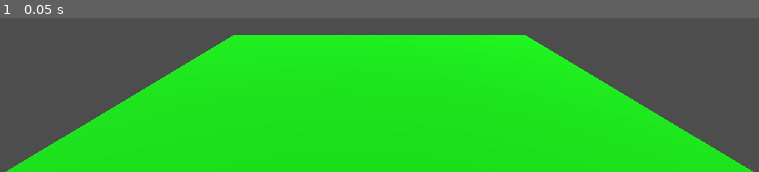
Above: before the commit, frame 1.
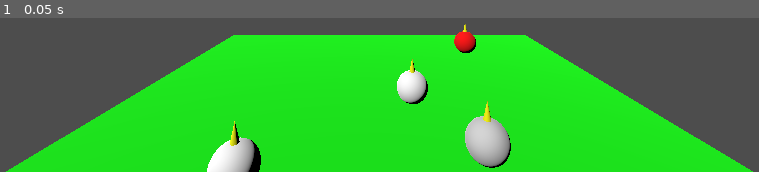
Above: after the commit, the same moment.

Repository: cooneycw/unicorn-game
Game: Godot game, scene res://scenes/Main.tscn
Two runs of this game, one before a commit and one after it. Both use one fixed random seed, a clock stepped at 60 frames per second and the inputs below.
Inputs:
- Up to frame 1 (0.05 s): no input

The runs differ from the first frame. In frame 1, 4.0% of the frame differs, in the area x 27-68%, y 3-100%.
Error before the commit: Parse Error: Identifier "ConeMesh" not declared in the current scope. (res://scripts/Pet.gd:29)
Error after the commit: Invalid assignment of property or key 'rect_position' with value of type 'Vector2' on a base object of type 'Label'. (res://scripts/Main.gd:58)

Commit message:
fix: replace ConeMesh with CylinderMesh, enable ETC2/ASTC, fix wixl install
- ConeMesh doesn't exist in Godot 4; use CylinderMesh with top_radius=0
- Enable texture_format/etc2_astc required for macOS arm64/universal export
- Add apt-get update before msitools install so wixl is found

Co-Authored-By: Claude Sonnet 4.6 <noreply@anthropic.com>

Diff:
--- a/scripts/Pet.gd
+++ b/scripts/Pet.gd
@@ -26,8 +26,9 @@
 
 	# Add a simple horn (cone)
 	var horn = MeshInstance3D.new()
-	var cone_mesh = ConeMesh.new()
-	cone_mesh.radius = 0.1
+	var cone_mesh = CylinderMesh.new()
+	cone_mesh.top_radius = 0.0
+	cone_mesh.bottom_radius = 0.1
 	cone_mesh.height = 0.5
 	horn.mesh = cone_mesh
 	horn.position.y = 0.7
Not shown, changed: export_presets.cfg
Not shown, changed: .github/workflows/build-windows.yml
